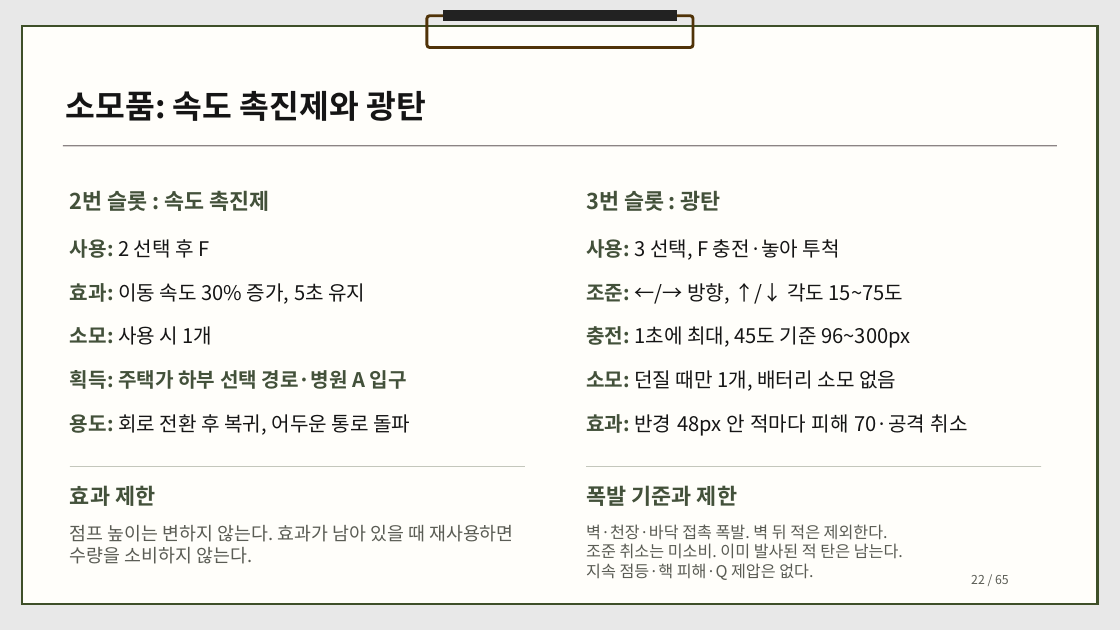
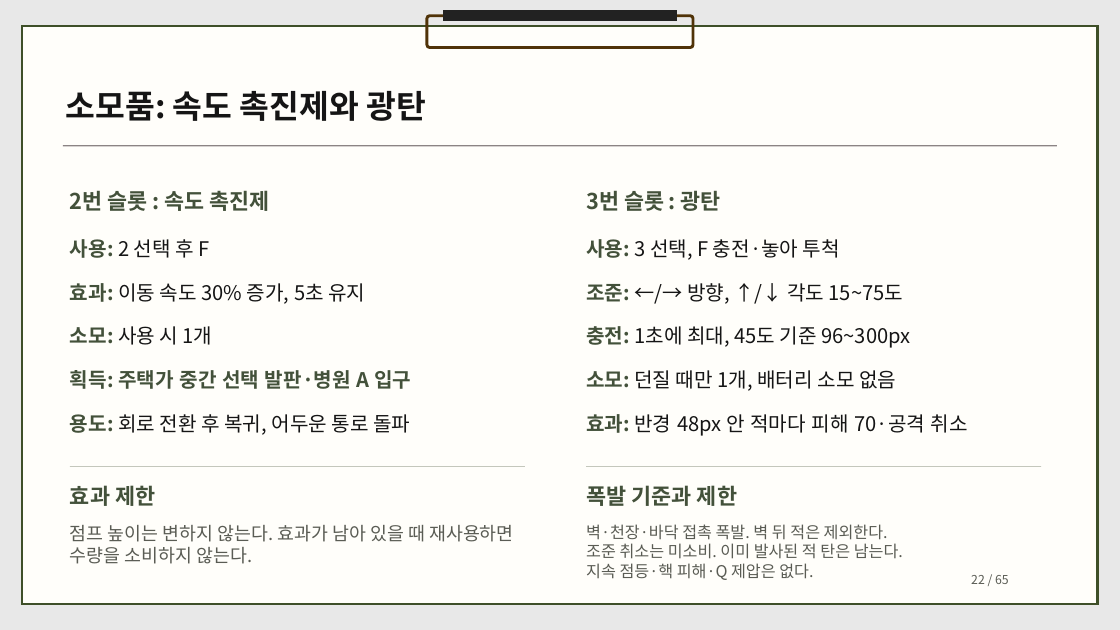
Before and after one commit to dbguswh/2Dgame_project, a slide deck: slide 22 of 2D게임프로그래밍 기획서.pptx. Drawn at 1120x630 pixels with LibreOffice and Linux fonts; fonts in the diff are those of the drawing. Boxes give left, top, right and bottom in pixels: in the first picture for what was removed or moved away, otherwise in the second. Text is boxed around its words. In the diff, an @@ line names an element or a change of style, - is before the commit and + after.

Commit message:
기획서의 섬광 후 마무리 횟수와 선택 보급 위치 설명 일치

```diff
--- a/2D게임프로그래밍 기획서.pptx
+++ b/2D게임프로그래밍 기획서.pptx
@@ text at (x1=70, y1=370, x2=411, y2=389): text changed @@
-획득: 주택가 하부 선택 경로·병원 A 입구
+획득: 주택가 중간 선택 발판·병원 A 입구
```
Also in this commit, not shown: 1 other slide changed.
